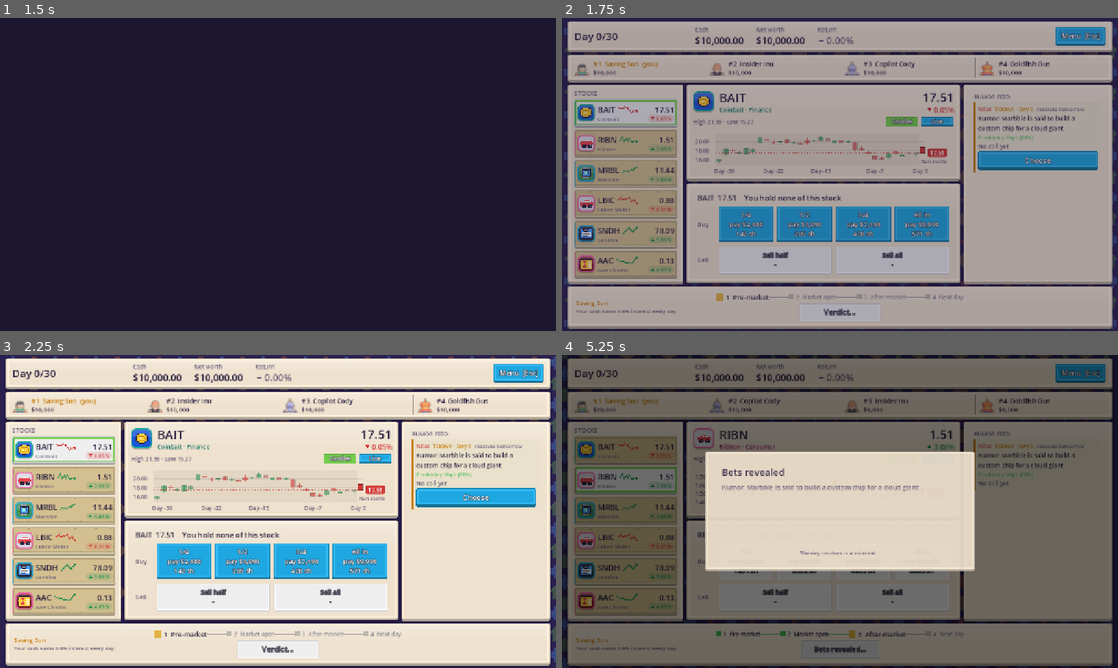
Above: before the commit, frames 1-4 (two rows, left to right).
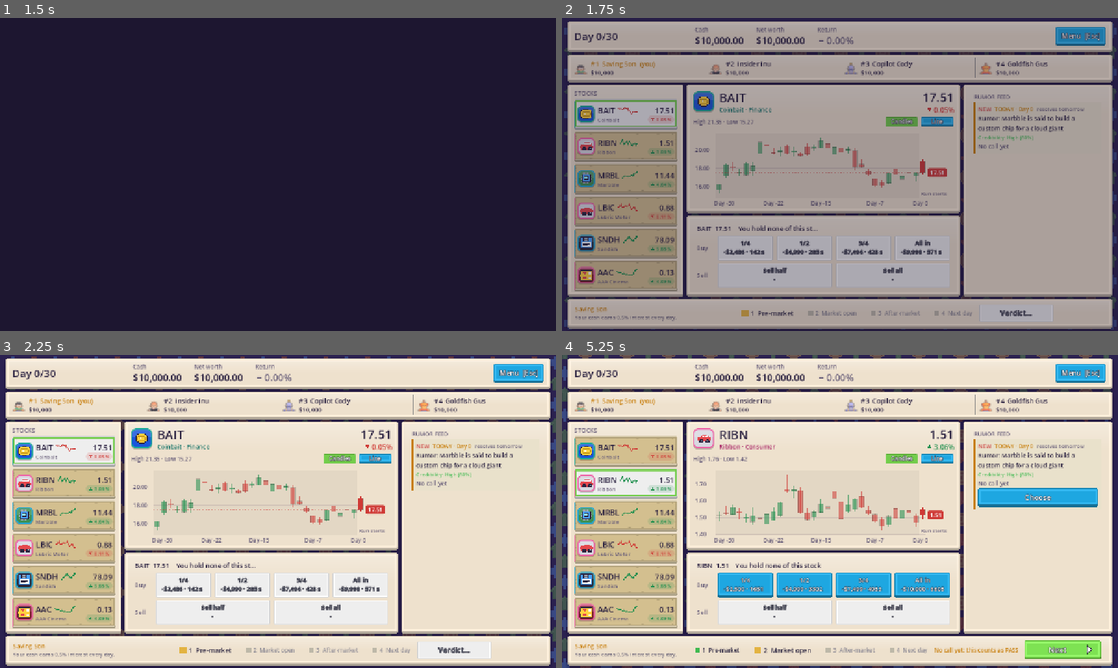
Above: after the commit, the same moments.

Repository: littenduck/stock-simulator
Game: Godot game, scene res://ui/main_menu/main_menu.tscn
Two runs of this game, one before a commit and one after it. Both use one fixed random seed, a clock stepped at 60 frames per second and the inputs below.
Inputs (mouse positions are in pixels of both pictures, inside the frame that each line leads up to; where the layout moved, square brackets give the same spot in the first picture):
- Up to frame 1 (1.5 s): click "New Run" at 0.5 s; click "Start Run" at 1.25 s
- Up to frame 2 (1.75 s): no input
- Up to frame 3 (2.25 s): tap Enter (ui_accept) at 2 s; move the mouse to (400, 495) at 2.02 s; hold Right from 2.03 s (still down); hold B (buy) from 2.03 s (still down); click (400, 495) at 2.17 s
- Up to frame 4 (5.25 s): tap Enter (ui_accept) at 2.27, 4.52 s; tap Space (next_day) at 2.3, 4.35 s; release Right at 2.75 s; release B (buy) at 2.75 s; click (623, 452) [623, 448] at 2.75 s; click (623, 483) [623, 480] at 3.5 s; move the mouse to (728, 527) at 4.27 s; hold Left 4.28-5 s; click (728, 527) at 4.42 s; tap S (sell) at 4.55 s; click "Next" at 5 s

Frame 1 is identical in both runs. In frame 2, 18% of the frame differs, in the area x 1-99%, y 13-97%; in frame 3, 24%; in frame 4, 85%, in the area x 0-100%, y 0-100%.

Commit message:
table: every turn step is manual (Next x3), one-row turn bar, bigger chart, fixed-size trade window
Co-Authored-By: Claude Sonnet 5.5 <noreply@anthropic.com>

Diff:
--- a/autoload/event_bus.gd
+++ b/autoload/event_bus.gd
@@ -36,3 +36,5 @@
 signal rumor_card_requested(boss: bool)
 ## Table mode. The turn moved to a step (TurnBar.Step: 0 pre-market, 1 market open, 2 after-market, 3 next day).
 signal table_step(step: int)
+## Table mode. The show of that step is over: the player may press Next now.
+signal table_step_ready(step: int)
--- a/localization/table.csv
+++ b/localization/table.csv
@@ -101,17 +101,15 @@
 TABLE_HOLDING,"You hold %d shares, average cost %s"
 TABLE_HOLDING_NONE,You hold none of this stock
 UI_GAME_HELD_AVG,"%d shares, average price %s"
-TABLE_COST,"pay %s
-%d sh"
-TABLE_GAIN,"get %s
-%d sh"
+TABLE_COST,"-%s · %d sh"
+TABLE_GAIN,"+%s · %d sh"
 TABLE_CARD_OPTION,%s x%.2f  ·  pay %s  ·  win %s
 TABLE_CARD_OPTION_BLIND,%s  ·  pay %s
 TABLE_CARD_PASS_OPTION,do nothing  ·  pay $0
 TABLE_CARD_CHANCE_SHORT,chance it is true
 TABLE_CARD_BOSS_HEAD,BOSS
 UI_FLOW_SETTINGS_AUTO,Auto reveal
-UI_FLOW_SETTINGS_AUTO_HINT,"After you end the turn, everybody's bets are revealed and the day resolves by itself. Turn it off to press Space for every step."
+UI_FLOW_SETTINGS_AUTO_HINT,"After the bets are revealed, the day resolves by itself. Off by default: you press Next at every step."
 TABLE_AUTO_NOTE,The day resolves in a moment...
 TABLE_COPILOT_ON,COPILOT: copying %s today (change it on the rumor card)
 TABLE_COPILOT_OFF,COPILOT: pick a rival to copy on the rumor card
@@ -128,3 +126,4 @@
 TABLE_FEED_NEW,NEW
 TABLE_NEXT_TIP,End your turn (Space)
 TABLE_ERR_CLOSED,The market is closed. Trading is only open before the after-market.
+TABLE_PRESS_NEXT,Press Next to finish the day
--- /dev/null
+++ b/tools/table_flow_check.gd
@@ -0,0 +1,76 @@
+## Dev tool: plays one turn through the real screen and prints the step, the phase and what is enabled at each point.
+##   godot --path . --script res://tools/table_flow_check.gd -- <scratch dir for the save backup>
+## It starts a run through GameManager, which saves: the player's run.json and profile.json are put back afterwards.
+extends SceneTree
+
+var _out := ""
+
+
+func _initialize() -> void:
+	_out = OS.get_cmdline_user_args()[0]
+	_run.call_deferred()
+
+
+func _backup() -> void:
+	for path in [SaveManager.RUN_PATH, SaveManager.PROFILE_PATH]:
+		if FileAccess.file_exists(path):
+			DirAccess.copy_absolute(ProjectSettings.globalize_path(path), "%s/%s.flowbak" % [_out, path.get_file()])
+
+
+func _restore() -> void:
+	for path in [SaveManager.RUN_PATH, SaveManager.PROFILE_PATH]:
+		var real := ProjectSettings.globalize_path(path)
+		var backup := "%s/%s.flowbak" % [_out, path.get_file()]
+		if FileAccess.file_exists(path):
+			DirAccess.remove_absolute(real)
+		if FileAccess.file_exists(backup):
+			DirAccess.copy_absolute(backup, real)
+			DirAccess.remove_absolute(backup)
+
+
+func _state(label: String) -> void:
+	var gm := root.get_node("GameManager")
+	var t: TableSession = gm.session
+	var scene := current_scene
+	var bar: Node = scene.get_node("%TurnBar")
+	var next: Button = bar.get("_next")
+	var trade_ok: bool = not (scene.get_node("%TradePanel").get("_buy_buttons")[0] as Button).disabled
+	var overlay: Node = scene.get_node("%TableOverlay")
+	print("%-34s step=%d phase=%d day=%d  Next enabled=%s (\"%s\")  buy buttons enabled=%s  window=%s" % [
+		label, bar.get("step"), t.phase, t.day, not next.disabled, next.text.replace("\n", " "), trade_ok, overlay.get("_mode")])
+
+
+func _run() -> void:
+	var gm := root.get_node("GameManager")
+	_backup()
+	for i in 10:
+		await process_frame
+	gm.start_run(RunConfig.make_table(ContentDb.character_by_id(&"saving_son"), 7))
+	await create_timer(1.5).timeout
+	_state("1 pre-market, news playing")
+	await create_timer(3.6).timeout
+	_state("1 pre-market, news landed")
+	var bar: Node = current_scene.get_node("%TurnBar")
+	bar.call("_on_next_pressed")
+	await create_timer(0.4).timeout
+	_state("2 market open (after Next)")
+	bar.call("_on_next_pressed")
+	await create_timer(1.0).timeout
+	_state("3 after-market (after Next)")
+	await create_timer(4.0).timeout
+	_state("3 after-market, 4 s later (no auto)")
+	bar.call("_on_next_pressed")
+	await create_timer(0.2).timeout
+	_state("4 next day (after Next)")
+	await create_timer(1.2).timeout
+	_state("1 pre-market, verdict window")
+	current_scene.get_node("%TableOverlay").call("_close")
+	await create_timer(1.0).timeout
+	_state("1 pre-market, news playing again")
+	await create_timer(3.6).timeout
+	_state("1 pre-market, news landed again")
+	bar.call("_on_next_pressed")
+	await create_timer(0.4).timeout
+	_state("2 market open, day 1")
+	_restore()
+	quit()
--- a/ui/main_menu/game_settings.gd
+++ b/ui/main_menu/game_settings.gd
@@ -18,9 +18,9 @@
 	return bool(_get_value("margin_enabled", false))
 
 
-## Table mode: after you end the turn the bets are revealed and the day resolves by itself (on by default).
+## Table mode: after the bets are revealed the day resolves by itself. Off by default: you press Next at every step.
 static func auto_reveal() -> bool:
-	return bool(_get_value("auto_reveal", true))
+	return bool(_get_value("auto_reveal", false))
 
 
 static func set_auto_reveal(value: bool) -> void:
--- a/ui/table/rumor_card.gd
+++ b/ui/table/rumor_card.gd
@@ -48,7 +48,7 @@
 ## Shows the card for today's rumor, or for the Boss rumor.
 func open(boss: bool = false) -> void:
 	var t := TableUi.session()
-	if t == null or t.phase != TableSession.Phase.ACTION or t.is_finished() or not t.human().alive:
+	if t == null or t.phase != TableSession.Phase.ACTION or TableUi.current_step != 1 or t.is_finished() or not t.human().alive:
 		return
 	var rumor := t.boss_rumor if boss else t.today_rumor
 	if rumor == null or (boss and t.boss_bet_of(0) != null):
--- a/ui/table/rumor_feed.gd
+++ b/ui/table/rumor_feed.gd
@@ -103,7 +103,7 @@
 		color = TableUi.side_color(side)
 	col.add_child(TableUi.wrapped(text, color, 14))
 	var panel := _panel_of(col)
-	if t.phase == TableSession.Phase.ACTION and t.human().alive:
+	if t.phase == TableSession.Phase.ACTION and TableUi.current_step == 1 and t.human().alive:
 		col.add_child(_blue_button(tr("TABLE_FEED_CHANGE") if decided else tr("TABLE_FEED_CHOOSE"), false))
 		_make_clickable(panel, false)
 	return panel
@@ -123,7 +123,7 @@
 	var chosen := t.boss_calls.has(0)
 	var side := int(t.boss_calls.get(0, RumorTier.Side.PASS))
 	col.add_child(TableUi.wrapped(tr("TABLE_FEED_CALL") % _call_text(t, side) if chosen else tr("TABLE_FEED_NO_CALL"), TableUi.side_color(side) if chosen else GameColors.MUTED, 14))
-	if t.phase == TableSession.Phase.ACTION and t.human().alive:
+	if t.phase == TableSession.Phase.ACTION and TableUi.current_step == 1 and t.human().alive:
 		col.add_child(_blue_button(tr("TABLE_FEED_CHANGE") if chosen else tr("TABLE_FEED_CHOOSE"), true))
 		_make_clickable(panel, true)
 	return panel
--- a/ui/table/standings_bar.gd
+++ b/ui/table/standings_bar.gd
@@ -38,7 +38,7 @@
 	var row := HBoxContainer.new()
 	row.size_flags_horizontal = Control.SIZE_EXPAND_FILL
 	row.add_theme_constant_override("separation", 8)
-	var portrait := PortraitView.make(String(seat.character.id), 2.25)
+	var portrait := PortraitView.make(String(seat.character.id), 1.9)
 	if not seat.alive:
 		portrait.modulate = Color(1, 1, 1, 0.4)
 	row.add_child(portrait)
--- a/ui/table/table_overlay.gd
+++ b/ui/table/table_overlay.gd
@@ -66,6 +66,10 @@
 func _set_modal(on: bool) -> void:
 	TableUi.modal_open = on
 	visible = on
+	if on:
+		# The dim stops above the bottom bar, so the Next button stays in reach.
+		var bar := get_tree().current_scene.get_node_or_null("%TurnBar") as Control
+		_dim.offset_bottom = -(bar.size.y + 10.0) if bar != null else 0.0
 
 
 func _close() -> void:
@@ -113,11 +117,10 @@
 		extras.append(dbl)
 	var auto_on := GameSettings.auto_reveal() and not t.can_double(0)
 	if not auto_on:
-		var go := GameFmt.button(tr("TABLE_BTN_CONTINUE"))
-		go.custom_minimum_size = Vector2(0, 44)
-		go.pressed.connect(GameManager.next_day)
-		_body.add_child(go)
-		extras.append(go)
+		var hint := GameFmt.label(tr("TABLE_PRESS_NEXT"), Color("#c77d0a"), 15)
+		hint.horizontal_alignment = HORIZONTAL_ALIGNMENT_CENTER
+		_body.add_child(hint)
+		extras.append(hint)
 	if auto_on:
 		var note := GameFmt.label(tr("TABLE_AUTO_NOTE"), GameColors.MUTED, 12)
 		note.horizontal_alignment = HORIZONTAL_ALIGNMENT_CENTER
--- a/ui/table/table_screen.gd
+++ b/ui/table/table_screen.gd
@@ -98,7 +98,7 @@
 	if t != null and t.boss_rumor != null and t.boss_rumor.id != _boss_shown_id and t.boss_bet_of(0) == null:
 		_boss_shown_id = t.boss_rumor.id
 		await _play_news(true)
-	EventBus.table_step.emit(TurnBar.Step.OPEN)
+	EventBus.table_step_ready.emit(TurnBar.Step.PRE)    # the news is in the feed: Next opens the market
 
 
 ## The news window: it pops up in the middle, waits a moment, then shrinks and flies into the rumor feed.
--- a/ui/table/table_screen.tscn
+++ b/ui/table/table_screen.tscn
@@ -97,8 +97,6 @@
 unique_name_in_owner = true
 script = ExtResource("8")
 layout_mode = 2
-size_flags_vertical = 3
-size_flags_stretch_ratio = 1.3
 
 [node name="Right" type="VBoxContainer" parent="Layout/Rows/Body"]
 layout_mode = 2
--- a/ui/table/table_ui.gd
+++ b/ui/table/table_ui.gd
@@ -64,6 +64,9 @@
 ## True while a pop-up (the rumor card or the reveal / verdict window) is in front: Space must not move the turn then.
 static var modal_open: bool = false
 
+## The step of the turn the screen is in (TurnBar.Step). Only step 1 (market open) lets you trade or open the rumor card.
+static var current_step: int = 0
+
 static var _arrow: ImageTexture = null
 
 const ARROW_ROWS := [
--- a/ui/table/trade_panel.gd
+++ b/ui/table/trade_panel.gd
@@ -18,9 +18,15 @@
 
 
 func _ready() -> void:
-	var box := TableUi.column(self, 8, 10)
-	_title = GameFmt.label("", Color.WHITE, 17)
-	box.add_child(_title)
+	var box := TableUi.column(self, 5, 8)
+	_title = GameFmt.label("", Color.WHITE, 15)
+	_title.clip_text = true
+	_title.text_overrun_behavior = TextServer.OVERRUN_TRIM_ELLIPSIS
+	var head := HBoxContainer.new()
+	head.add_theme_constant_override("separation", 12)
+	box.add_child(head)
+	_title.size_flags_horizontal = Control.SIZE_EXPAND_FILL
+	head.add_child(_title)
 	var buy_row := _row(box, "TABLE_BUY")
 	for step in BUY_STEPS:
 		var b := _big_button(tr(step[0]))
@@ -33,9 +39,15 @@
 		b.pressed.connect(_sell.bind(float(step[1])))
 		sell_row.add_child(b)
 		_sell_buttons.append(b)
-	_status = TableUi.wrapped("", GameColors.MUTED, 13)
-	_status.visible = false
-	box.add_child(_status)
+	# One fixed line is always reserved for messages, so showing one never moves the layout.
+	_status = GameFmt.label(" ", GameColors.MUTED, 13)
+	_status.custom_minimum_size = Vector2(0, 18)
+	_status.clip_text = true
+	_status.text_overrun_behavior = TextServer.OVERRUN_TRIM_ELLIPSIS
+	_status.mouse_filter = Control.MOUSE_FILTER_PASS
+	_status.size_flags_horizontal = Control.SIZE_EXPAND_FILL
+	_status.horizontal_alignment = HORIZONTAL_ALIGNMENT_RIGHT
+	head.add_child(_status)
 	EventBus.portfolio_changed.connect(_refresh)
 	EventBus.table_changed.connect(_refresh)
 	EventBus.prices_updated.connect(_refresh)
@@ -45,8 +57,9 @@
 func _big_button(text: String) -> Button:
 	var b := GameFmt.button(text)
 	b.size_flags_horizontal = Control.SIZE_EXPAND_FILL
-	b.custom_minimum_size = Vector2(0, 64)
-	b.add_theme_font_size_override("font_size", 15)
+	b.custom_minimum_size = Vector2(0, 50)    # always two lines tall (name + money), with or without a position
+	b.clip_text = true
+	b.add_theme_font_size_override("font_size", 14)
 	return b
 
 
@@ -66,7 +79,7 @@
 	if t == null or _title == null or symbol == "" or not t.market.has_symbol(symbol):
 		return
 	var seat := t.human()
-	var open := t.phase == TableSession.Phase.ACTION and seat.alive and not t.is_finished()
+	var open := t.phase == TableSession.Phase.ACTION and TableUi.current_step == 1 and seat.alive and not t.is_finished()
 	var held := seat.portfolio.shares_of(symbol)
 	var avg: float = float(seat.portfolio.positions.get(symbol, {}).get("avg_cost", 0.0))
 	_title.text = "%s  %s    %s" % [symbol, GameFmt.price(t.market.price_of(symbol)),
@@ -105,6 +118,6 @@
 
 func _show(text: String, color: Color) -> void:
 	if _status != null:
-		_status.text = text
-		_status.visible = text != ""
+		_status.text = text if text != "" else " "
+		_status.tooltip_text = text
 		GameFmt.tint(_status, color)
--- a/ui/table/turn_bar.gd
+++ b/ui/table/turn_bar.gd
@@ -1,18 +1,22 @@
-## The bar at the bottom: where the turn is (four steps as dots), the only button that moves the turn (Next, green,
-## active only in "Market open"), a warning when you have not chosen yet, and what your character's skill is doing.
+## The thin bar at the bottom, one row: what your character's skill is doing (left), where the turn is (four steps as
+## dots), a warning when you have not chosen yet, and Next, the only button that moves the turn.
+## Next works in three steps: pre-market (opens the market once the news has landed), market open (reveals the bets)
+## and after-market (lets the day turn over). Space is its shortcut.
 class_name TurnBar
 extends PanelContainer
 
 enum Step { PRE, OPEN, AFTER, NEXT }
 
 const STEP_KEYS := ["TABLE_STEP_PRE", "TABLE_STEP_OPEN", "TABLE_STEP_AFTER", "TABLE_STEP_NEXT"]
-const WAIT_KEYS := ["TABLE_WAIT_PRE", "", "TABLE_WAIT_AFTER", "TABLE_WAIT_NEXT"]
-const SIDE_WIDTH := 270.0
+const WAIT_KEYS := ["TABLE_WAIT_PRE", "", "", "TABLE_WAIT_NEXT"]
+const SIDE_WIDTH := 250.0
 const INK := Color("#2b2540")
 const DONE_GREEN := Color("#3fb950")
 const NOW_GOLD := Color("#e3b341")
 
 var step: int = Step.PRE
+## The show of this step is over, so Next may be pressed.
+var _ready_next: bool = false
 var _left: VBoxContainer
 var _dots: HBoxContainer
 var _warn: Label
@@ -22,44 +26,41 @@
 func _ready() -> void:
 	var margin := MarginContainer.new()
 	for side in ["left", "right", "top", "bottom"]:
-		margin.add_theme_constant_override("margin_" + side, 4)
+		margin.add_theme_constant_override("margin_" + side, 2)
 	add_child(margin)
 	var row := HBoxContainer.new()
-	row.add_theme_constant_override("separation", 12)
+	row.add_theme_constant_override("separation", 14)
 	margin.add_child(row)
 	_left = VBoxContainer.new()
 	_left.custom_minimum_size = Vector2(SIDE_WIDTH, 0)
 	_left.size_flags_vertical = Control.SIZE_SHRINK_CENTER
 	_left.add_theme_constant_override("separation", 0)
 	row.add_child(_left)
-	var center := VBoxContainer.new()
+	var center := HBoxContainer.new()
 	center.size_flags_horizontal = Control.SIZE_EXPAND_FILL
-	center.add_theme_constant_override("separation", 3)
+	center.alignment = BoxContainer.ALIGNMENT_CENTER
+	center.add_theme_constant_override("separation", 16)
 	row.add_child(center)
 	_dots = HBoxContainer.new()
-	_dots.alignment = BoxContainer.ALIGNMENT_CENTER
+	_dots.size_flags_vertical = Control.SIZE_SHRINK_CENTER
 	_dots.add_theme_constant_override("separation", 0)
 	center.add_child(_dots)
-	var action := HBoxContainer.new()
-	action.alignment = BoxContainer.ALIGNMENT_CENTER
-	action.add_theme_constant_override("separation", 12)
-	center.add_child(action)
 	_warn = GameFmt.label(tr("TABLE_NO_CALL_WARN"), Color("#c77d0a"), 13)
-	action.add_child(_warn)
+	_warn.size_flags_vertical = Control.SIZE_SHRINK_CENTER
+	center.add_child(_warn)
 	_next = GameFmt.button(tr("TABLE_NEXT"))
 	_next.theme_type_variation = &"PrimaryButton"
-	_next.custom_minimum_size = Vector2(190, 38)
+	_next.custom_minimum_size = Vector2(170, 36)
+	_next.size_flags_vertical = Control.SIZE_SHRINK_CENTER
 	_next.add_theme_font_size_override("font_size", 17)
 	_next.icon = TableUi.arrow_right()
 	_next.icon_alignment = HORIZONTAL_ALIGNMENT_RIGHT
 	_next.expand_icon = false
 	_next.tooltip_text = tr("TABLE_NEXT_TIP")
-	_next.pressed.connect(func() -> void: GameManager.next_day())
-	action.add_child(_next)
-	var spacer := Control.new()
-	spacer.custom_minimum_size = Vector2(SIDE_WIDTH, 0)
-	row.add_child(spacer)
+	_next.pressed.connect(_on_next_pressed)
+	center.add_child(_next)
 	EventBus.table_step.connect(_on_step)
+	EventBus.table_step_ready.connect(_on_ready)
 	EventBus.table_revealed.connect(func(_e: Array) -> void: _on_step(Step.AFTER))
 	EventBus.table_resolved.connect(func(_r: TableReport) -> void: _on_step(Step.NEXT))
 	EventBus.table_changed.connect(_refresh)
@@ -69,7 +70,26 @@
 
 func _on_step(new_step: int) -> void:
 	step = new_step
+	TableUi.current_step = new_step
+	# Market open and after-market wait for the player at once; pre-market waits for its news to land.
+	_ready_next = new_step == Step.OPEN or new_step == Step.AFTER
 	_refresh()
+	EventBus.table_changed.emit()    # the trade window, the feed and the card re-check whether they may be used
+
+
+func _on_ready(ready_step: int) -> void:
+	if ready_step == step:
+		_ready_next = true
+		_refresh()
+
+
+## Next moves the turn one step on: 1 to 2 only changes the screen, 2 reveals the bets, 3 lets the day turn over.
+func _on_next_pressed() -> void:
+	match step:
+		Step.PRE:
+			_on_step(Step.OPEN)
+		Step.OPEN, Step.AFTER:
+			GameManager.next_day()
 
 
 func _refresh() -> void:
@@ -77,12 +97,16 @@
 	if t == null or _dots == null:
 		return
 	_build_dots()
-	var can_act := step == Step.OPEN and t.phase == TableSession.Phase.ACTION and t.human().alive and not t.is_finished()
-	_next.disabled = not can_act
-	var waiting := not (can_act or step == Step.OPEN)
-	_next.text = tr(WAIT_KEYS[step]) if waiting else tr("TABLE_NEXT")
-	_next.icon = null if waiting else TableUi.arrow_right()
-	_warn.visible = can_act and not t.calls.has(0) and not t.copy_targets.has(0)
+	var alive := t.human().alive and not t.is_finished()
+	var can_press := _ready_next and alive and step != Step.NEXT
+	if step == Step.OPEN:
+		can_press = can_press and t.phase == TableSession.Phase.ACTION
+	elif step == Step.AFTER:
+		can_press = can_press and t.phase == TableSession.Phase.REVEALED
+	_next.disabled = not can_press
+	_next.text = tr("TABLE_NEXT") if can_press else tr(WAIT_KEYS[step] if WAIT_KEYS[step] != "" else "TABLE_NEXT")
+	_next.icon = TableUi.arrow_right() if can_press else null
+	_warn.visible = can_press and step == Step.OPEN and not t.calls.has(0) and not t.copy_targets.has(0)
 	_build_skill(t)
 
 
@@ -99,7 +123,7 @@
 func _line(done: bool) -> Control:
 	var line := ColorRect.new()
 	line.color = DONE_GREEN if done else Color("#8d8a94")
-	line.custom_minimum_size = Vector2(46, 2)
+	line.custom_minimum_size = Vector2(34, 2)
 	line.size_flags_vertical = Control.SIZE_SHRINK_CENTER
 	line.mouse_filter = Control.MOUSE_FILTER_IGNORE
 	return line
@@ -121,19 +145,20 @@
 	else:
 		mark.color = Color("#bdb8a8")
 	box.add_child(mark)
-	var label := GameFmt.label("%d  %s" % [i + 1, tr(STEP_KEYS[i])], INK if i <= step else Color("#8d8a94"), 15 if i == step else 13)
-	box.add_child(label)
+	box.add_child(GameFmt.label("%d  %s" % [i + 1, tr(STEP_KEYS[i])], INK if i <= step else Color("#8d8a94"), 15 if i == step else 13))
 	return box
 
 
-## What the character's skill is doing today (the old skill bar, now at the left of this one).
+## What the character's skill is doing today: the name (with the FLIP switch for an Insider with a tip) and one line.
 func _build_skill(t: TableSession) -> void:
 	for child in _left.get_children():
 		_left.remove_child(child)
 		child.queue_free()
 	var seat := t.human()
 	var open := step == Step.OPEN and t.phase == TableSession.Phase.ACTION and seat.alive and not t.is_finished()
-	_left.add_child(GameFmt.label(TableUi.seat_name(seat, self), GameColors.GOLD, 14))
+	var head := HBoxContainer.new()
+	head.add_theme_constant_override("separation", 8)
+	head.add_child(GameFmt.label(TableUi.seat_name(seat, self), GameColors.GOLD, 14))
 	var text := ""
 	if seat.has_flag(&"copilot"):
 		var target := int(t.copy_targets.get(0, -1))
@@ -142,29 +167,29 @@
 		var hint := t.insider_hint()
 		if hint != null:
 			text = tr("TABLE_INSIDER_HINT") + ": " + hint.headline(tr, t.market)
+			var flip := CheckButton.new()
+			flip.text = tr("TABLE_FLIP")
+			flip.focus_mode = Control.FOCUS_NONE
+			flip.disabled = not open
+			flip.button_pressed = bool(t.flip_armed.get(0, false))
+			flip.toggled.connect(func(on: bool) -> void:
+				t.arm_flip(on)
+				GameManager.table_refresh())
+			head.add_child(flip)
 		else:
 			text = tr("TABLE_FLIP_USED") if seat.skill_used else tr("TABLE_NO_HINT")
 	elif seat.has_flag(&"double_down"):
 		text = tr("TABLE_DAN_USED") if seat.skill_used else tr("TABLE_DAN_HINT")
 	else:
 		text = tr("CHAR_%s_PASSIVE" % String(seat.character.id).to_upper())
-	var label := TableUi.wrapped(text, Color("#5d5870"), 12)
+	_left.add_child(head)
+	var label := GameFmt.label(text, Color("#5d5870"), 12)
 	label.custom_minimum_size = Vector2(SIDE_WIDTH - 10.0, 0)
-	label.max_lines_visible = 2
+	label.clip_text = true
 	label.text_overrun_behavior = TextServer.OVERRUN_TRIM_ELLIPSIS
 	label.tooltip_text = text
 	label.mouse_filter = Control.MOUSE_FILTER_PASS
 	_left.add_child(label)
-	if seat.has_flag(&"insider") and t.insider_hint() != null:
-		var flip := CheckButton.new()
-		flip.text = tr("TABLE_FLIP")
-		flip.focus_mode = Control.FOCUS_NONE
-		flip.disabled = not open
-		flip.button_pressed = bool(t.flip_armed.get(0, false))
-		flip.toggled.connect(func(on: bool) -> void:
-			t.arm_flip(on)
-			GameManager.table_refresh())
-		_left.add_child(flip)
 
 
 ## Space is the shortcut for Next, but only when the button can be pressed and no pop-up is in front.
Binary file changed: localization/table.en.translation
Not shown, added: tools/table_flow_check.gd.uid
Not shown, changed: docs/table-mode.md
